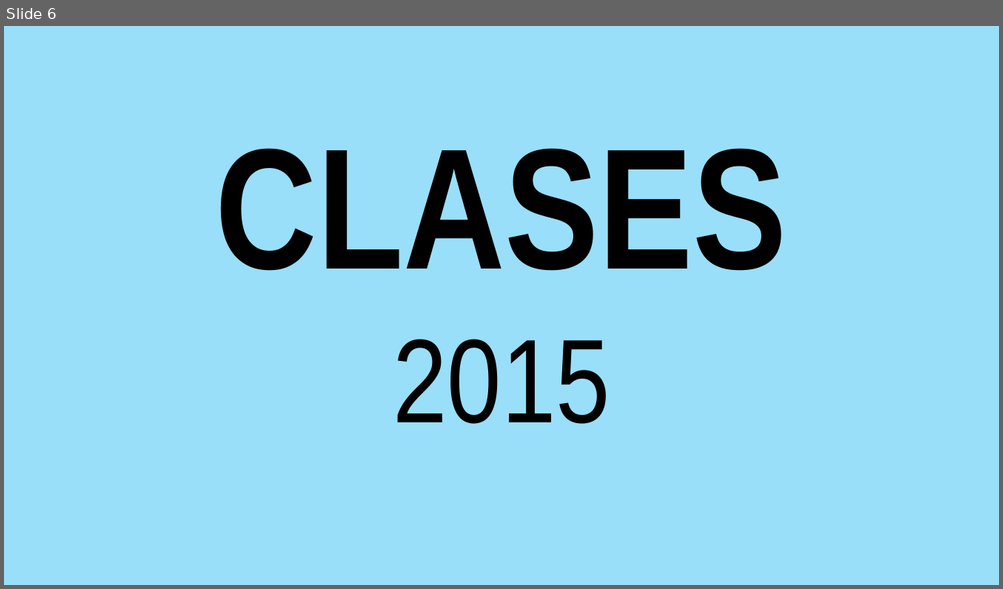
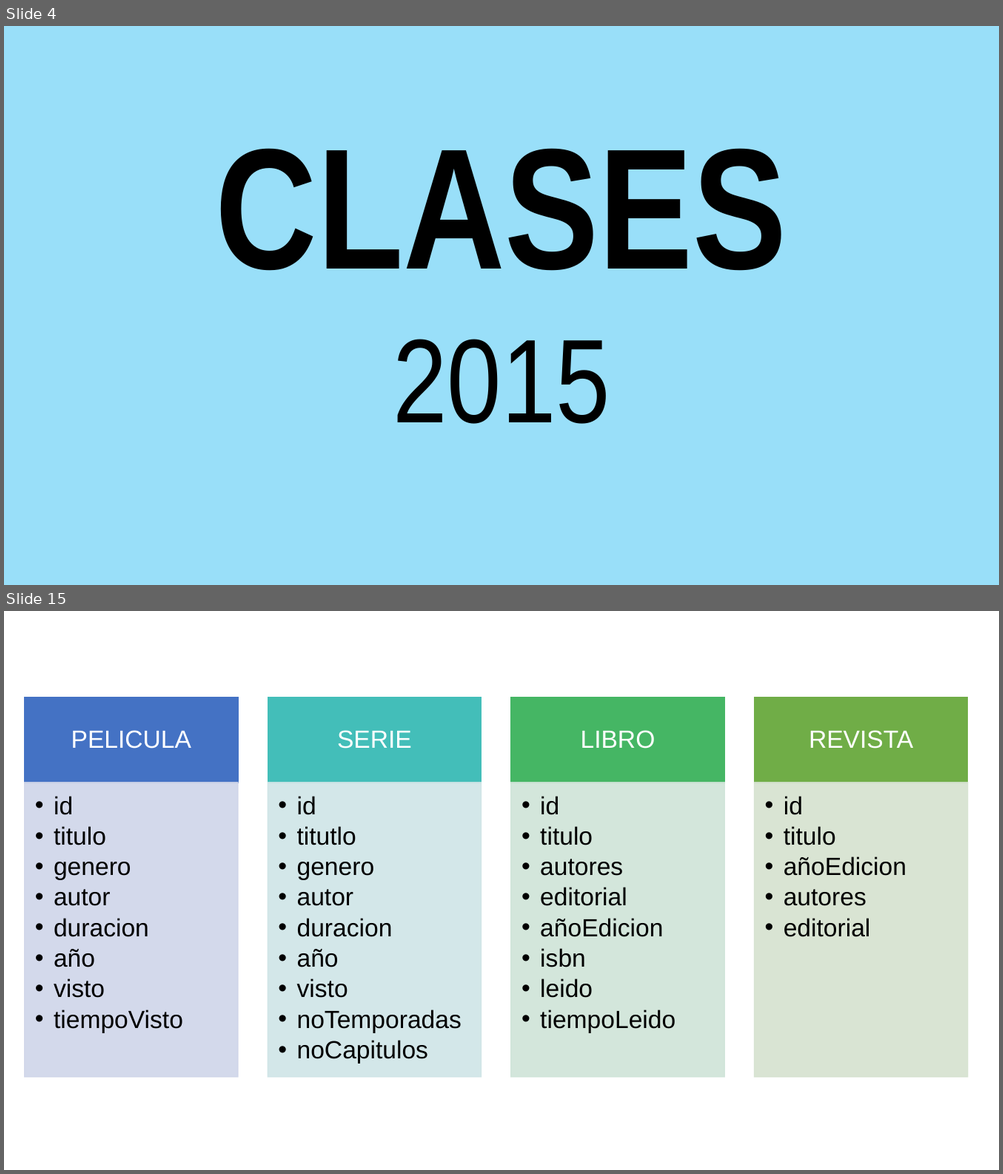
Before and after one commit to YPZ-24/Curso_FundamentosJS, a slide deck: Presentaciones/clase7.pptx. Shown one above the other, each under a label of ours: slide 6 before the commit, slides 4 and 15 after it; the slides between them are not shown. The pictures are 1003x589 and 1003x1174 pixels, drawn with LibreOffice and Linux fonts; fonts in the diff are those of the drawing; background and template pictures are left out. Boxes give left, top, right and bottom in pixels: in the first picture for what was removed or moved away, otherwise in the second. Text is boxed around its words. In the diff, an @@ line names an element or a change of style, - is before the commit and + after.

```diff
--- a/Presentaciones/clase7.pptx
+++ b/Presentaciones/clase7.pptx
@@ slide 15 added at [4,611,999,1170], background picture (left out) @@
@@ group added at [25,698,967,1077]: 8 rectangles, 8 texts @@
+PELICULA
+  •• id
+  •• titulo
+  •• genero
+  •• autor
+  •• duracion
+  •• año
+  •• visto
+  •• tiempoVisto
+SERIE
+  •• id
+  •• titutlo
+  •• genero
+  •• autor
+  •• duracion
+  •• año
+  •• visto
+  •• noTemporadas
+  •• noCapitulos
+LIBRO
+  •• id
+  •• titulo
+  •• autores
+  •• editorial
+  •• añoEdicion
+  •• isbn
+  •• leido
+  •• tiempoLeido
+REVISTA
+  •• id
+  •• titulo
+  •• añoEdicion
+  •• autores
+  •• editorial
@@ what was slide 6 is now slide 4 @@
```
Also in this commit, not shown: 2 slides changed, 8 other slides added, 1 slide removed, 5 other files.
